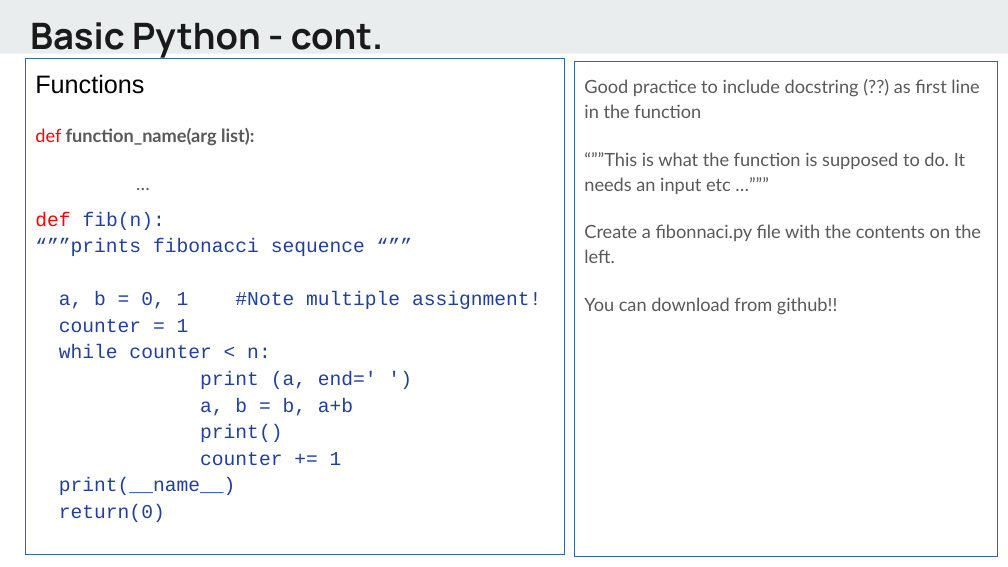
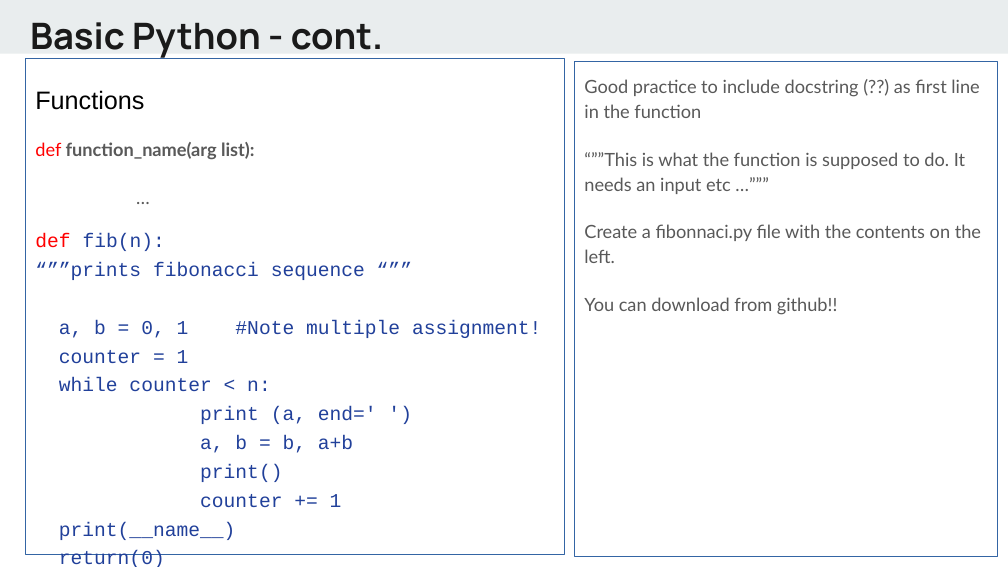
Before and after one commit to alif0/hello_world, a slide deck: slide 23 of lectures/Python - day1.pptx. Drawn at 1008x567 pixels with LibreOffice and Linux fonts; fonts in the diff are those of the drawing. Boxes give left, top, right and bottom in pixels: in the first picture for what was removed or moved away, otherwise in the second. Text is boxed around its words. In the diff, an @@ line names an element or a change of style, - is before the commit and + after.

```diff
--- a/lectures/Python - day1.pptx
+++ b/lectures/Python - day1.pptx
@@ text in rectangle at (x1=35, y1=90, x2=541, y2=567): line spacing 8.7pt to 0.48; line spacing 8.7pt to 0.62 @@
```
Also in this commit, not shown: 11 other slides changed, 2 other files.
